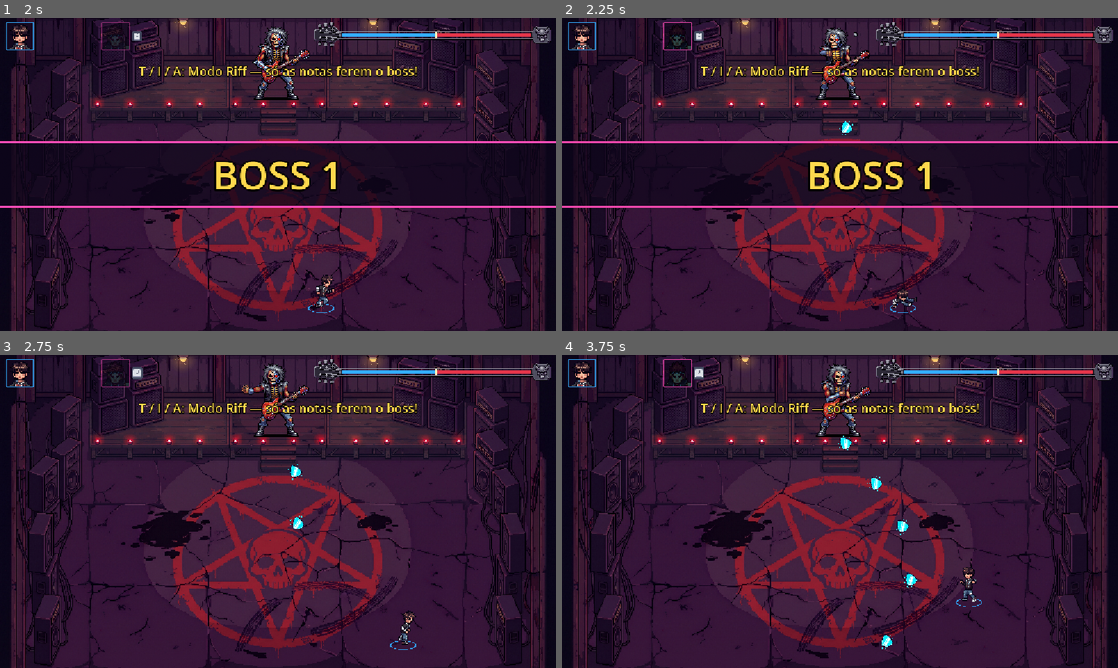
Above: before the commit, frames 1-4 (two rows, left to right).
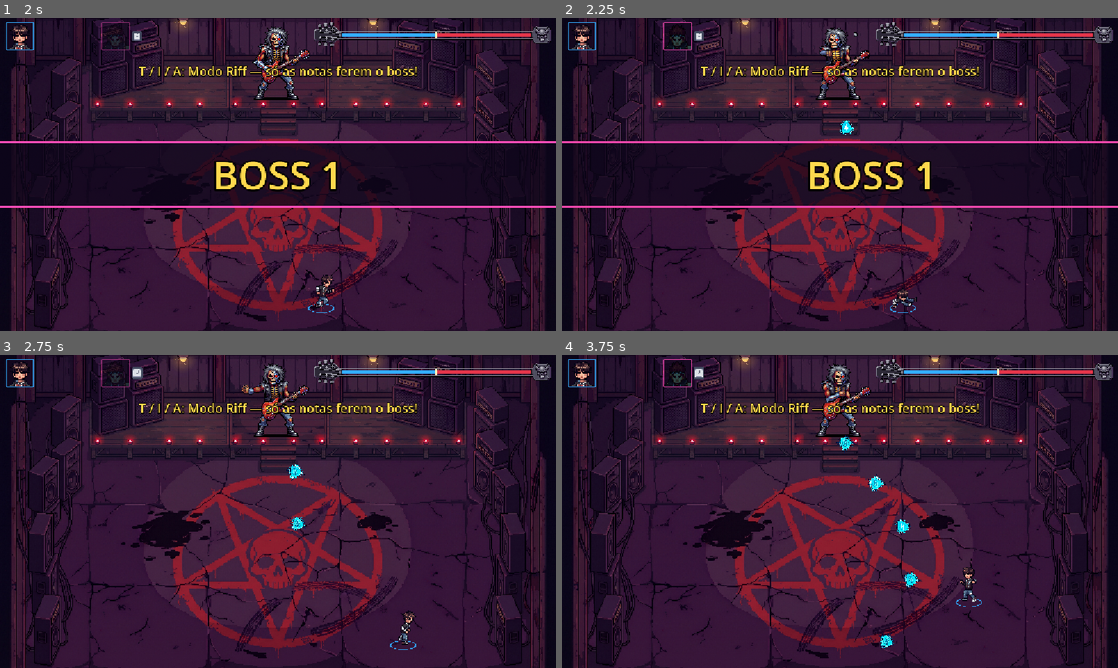
Above: after the commit, the same moments.

Repository: lucas-gif561/metalworld
Game: Godot game, scene res://fases/boss_1/boss_1.tscn
Two runs of this game, one before a commit and one after it. Both use one fixed random seed, a clock stepped at 60 frames per second and the inputs below. This scene is started directly instead of the project's main scene. Sound files missing from this copy of the repository are replaced by a short silence.
Inputs (mouse positions are in pixels of both pictures, inside the frame that each line leads up to):
- Up to frame 1 (2 s): tap Enter at 0.5 s; move the mouse to (400, 158) at 0.52 s; hold D (mover_direita) 0.53-1.28 s; hold F (atacar) 0.53-1.28 s; click (400, 158) at 0.67 s; move the mouse to (166, 190) at 1.27 s; hold S (mover_baixo) from 1.28 s (still down); tap F (atacar) at 1.35 s
- Up to frame 2 (2.25 s): move the mouse to (895, 105) at 2.02 s; release S (mover_baixo) at 2.03 s; hold D (mover_direita) from 2.03 s (still down); hold F (atacar) from 2.03 s (still down); tap G (dodge) at 2.1 s
- Up to frame 3 (2.75 s): keep holding D (mover_direita); keep holding F (atacar)
- Up to frame 4 (3.75 s): move the mouse to (812, 574) at 2.77 s; release D (mover_direita) at 2.78 s; release F (atacar) at 2.78 s; hold W (mover_cima) 2.78-3.53 s; tap Y (interagir) at 2.85 s; click (812, 574) at 2.92 s; tap F (atacar) at 3.05 s; move the mouse to (1006, 558) at 3.52 s; hold A (mover_esquerda) from 3.53 s (still down); hold F (atacar) from 3.53 s (still down); tap R (p1_reiniciar) at 3.6 s

Frame 1 is identical in both runs. In frame 2, less than 0.1% of the frame differs, in the area x 49-53%, y 32-38%; in frame 3, 0.1%; in frame 4, 0.3%, in the area x 49-65%, y 25-94%.

Commit message:
Boss 1: trilha nos dois jogadores, palheta com raio e microfonia animadas
- Trilha de microfonia segue os dois jogadores ao mesmo tempo (aviso de 0,7 s).
- Palheta com raio animada (3 quadros indo e voltando) no lugar da palheta lisa.
- Microfonia: anel com espinhos animado, alinhado ao contorno da área de dano,
  acendendo do cinza ao anel aceso até o momento do dano; a microfonia grande
  avisa em 1,2 s.

Co-Authored-By: Claude Opus 5.5 <noreply@anthropic.com>

Diff:
--- a/fases/boss_1/chefe_1.gd
+++ b/fases/boss_1/chefe_1.gd
@@ -7,6 +7,12 @@
 ## Ao passar de fase ele sempre corre, logo depois do ataque em andamento.
 @export_range(0.0, 1.0) var chance_correr := 0.75
 @export var velocidade_corrida := 320.0
+
+@export_group("Microfonia")
+## Aviso da microfonia grande (área quádrupla), do círculo aparecer até o dano
+@export var tempo_microfonia_grande := 1.2
+## Aviso de cada círculo da trilha que persegue os jogadores
+@export var tempo_microfonia_trilha := 0.7
 
 ## Animação de cada ataque (cai no "cast" se a animação não existir)
 const ANIMACAO_DO_ATAQUE = {
@@ -143,6 +149,30 @@
 	await super()
 
 
+## Microfonia grande embaixo de um jogador, com aviso mais curto que o padrão
+## (tempo_microfonia_grande). A animação acende até o dano no mesmo tempo.
+func area_no_chao(raio := 90.0) -> void:
+	var mira = alvo()
+	if not pode_atacar() or mira == null:
+		return
+	_conjurar()
+	criar_circulo(mira.global_position, 2, tempo_microfonia_grande, raio)
+	await esperar(tempo_microfonia_grande)
+
+
+## Microfonia que persegue: a trilha segue os dois jogadores ao mesmo tempo
+## (um círculo embaixo de cada jogador vivo a cada passo), em vez de só um.
+func trilha_no_chao(circulos := 6) -> void:
+	for i in range(circulos):
+		var vivos = Jogo.jogadores_vivos()
+		if not pode_atacar() or vivos.is_empty():
+			return
+		_conjurar()
+		for jogador in vivos:
+			criar_circulo(jogador.global_position, 1, tempo_microfonia_trilha)
+		await esperar(0.3)
+
+
 ## Parede de som: colunas inteiras de microfonia varrendo o chão livre do galpão
 ## (entre as caixas de som e abaixo do palco). Não há buraco: para escapar,
 ## fique no vão entre duas colunas.
--- a/fases/boss_1/onda_sonora.tscn
+++ b/fases/boss_1/onda_sonora.tscn
@@ -14,7 +14,7 @@
 
 [node name="AnimatedSprite2D" type="AnimatedSprite2D" parent="."]
 texture_filter = 1
-scale = Vector2(1.5, 1.5)
+scale = Vector2(2.045, 2.045)
 sprite_frames = ExtResource("2_onda")
 animation = &"ataque"
 autoplay = "ataque"
--- a/fases/boss_1/projetil_palheta.gd
+++ b/fases/boss_1/projetil_palheta.gd
@@ -8,5 +8,5 @@
 
 
 func _physics_process(delta):
-	$Sprite2D.rotation = direcao.angle() - ANGULO_DA_ARTE
+	$Animacao.rotation = direcao.angle() - ANGULO_DA_ARTE
 	super(delta)
--- a/fases/boss_1/projetil_palheta.tscn
+++ b/fases/boss_1/projetil_palheta.tscn
@@ -1,7 +1,7 @@
 [gd_scene format=3]
 
 [ext_resource type="Script" path="res://fases/boss_1/projetil_palheta.gd" id="1_script"]
-[ext_resource type="Texture2D" path="res://fases/boss_1/sprites/palheta.png" id="2_palheta"]
+[ext_resource type="SpriteFrames" path="res://fases/boss_1/sprites/palheta_raio.tres" id="2_palheta"]
 
 [sub_resource type="CircleShape2D" id="CircleShape2D_palheta"]
 radius = 11.0
@@ -11,10 +11,11 @@
 collision_mask = 16
 script = ExtResource("1_script")
 
-[node name="Sprite2D" type="Sprite2D" parent="."]
+[node name="Animacao" type="AnimatedSprite2D" parent="."]
 texture_filter = 1
 scale = Vector2(0.75, 0.75)
-texture = ExtResource("2_palheta")
+sprite_frames = ExtResource("2_palheta")
+autoplay = "default"
 
 [node name="CollisionShape2D" type="CollisionShape2D" parent="."]
 shape = SubResource("CircleShape2D_palheta")
--- a/fases/boss_1/sprites/onda_sonora.tres
+++ b/fases/boss_1/sprites/onda_sonora.tres
@@ -18,22 +18,51 @@
 atlas = ExtResource("1_onda")
 region = Rect2(192, 0, 64, 64)
 
+[sub_resource type="AtlasTexture" id="onda_4"]
+atlas = ExtResource("1_onda")
+region = Rect2(256, 0, 64, 64)
+
+[sub_resource type="AtlasTexture" id="onda_5"]
+atlas = ExtResource("1_onda")
+region = Rect2(320, 0, 64, 64)
+
+[sub_resource type="AtlasTexture" id="onda_6"]
+atlas = ExtResource("1_onda")
+region = Rect2(384, 0, 64, 64)
+
+[sub_resource type="AtlasTexture" id="onda_7"]
+atlas = ExtResource("1_onda")
+region = Rect2(448, 0, 64, 64)
+
+[sub_resource type="AtlasTexture" id="onda_8"]
+atlas = ExtResource("1_onda")
+region = Rect2(512, 0, 64, 64)
+
 [resource]
 animations = [{
 "frames": [{
-"duration": 4.0,
-"texture": SubResource("onda_0")
+"duration": 1.0,
+"texture": SubResource("onda_6")
 }, {
-"duration": 3.0,
+"duration": 1.0,
+"texture": SubResource("onda_5")
+}, {
+"duration": 1.0,
+"texture": SubResource("onda_4")
+}, {
+"duration": 1.0,
+"texture": SubResource("onda_3")
+}, {
+"duration": 1.0,
+"texture": SubResource("onda_2")
+}, {
+"duration": 1.0,
 "texture": SubResource("onda_1")
 }, {
-"duration": 3.0,
-"texture": SubResource("onda_2")
-}, {
-"duration": 2.0,
-"texture": SubResource("onda_3")
+"duration": 1.0,
+"texture": SubResource("onda_0")
 }],
 "loop": false,
 "name": &"ataque",
-"speed": 8.0
+"speed": 4.667
 }]
--- /dev/null
+++ b/fases/boss_1/sprites/palheta_raio.tres
@@ -0,0 +1,35 @@
+[gd_resource type="SpriteFrames" format=3]
+
+[ext_resource type="Texture2D" path="res://fases/boss_1/sprites/palheta_raio.png" id="1_palheta"]
+
+[sub_resource type="AtlasTexture" id="palheta_0"]
+atlas = ExtResource("1_palheta")
+region = Rect2(0, 0, 48, 48)
+
+[sub_resource type="AtlasTexture" id="palheta_1"]
+atlas = ExtResource("1_palheta")
+region = Rect2(48, 0, 48, 48)
+
+[sub_resource type="AtlasTexture" id="palheta_2"]
+atlas = ExtResource("1_palheta")
+region = Rect2(96, 0, 48, 48)
+
+[resource]
+animations = [{
+"frames": [{
+"duration": 1.0,
+"texture": SubResource("palheta_0")
+}, {
+"duration": 1.0,
+"texture": SubResource("palheta_1")
+}, {
+"duration": 1.0,
+"texture": SubResource("palheta_2")
+}, {
+"duration": 1.0,
+"texture": SubResource("palheta_1")
+}],
+"loop": true,
+"name": &"default",
+"speed": 12.0
+}]
Binary file changed: fases/boss_1/sprites/onda_sonora.png
Binary file removed: fases/boss_1/sprites/palheta.png
Binary file added: fases/boss_1/sprites/palheta_raio.png
Not shown, changed: fases/boss_1/sprites/palheta_raio.png.import
